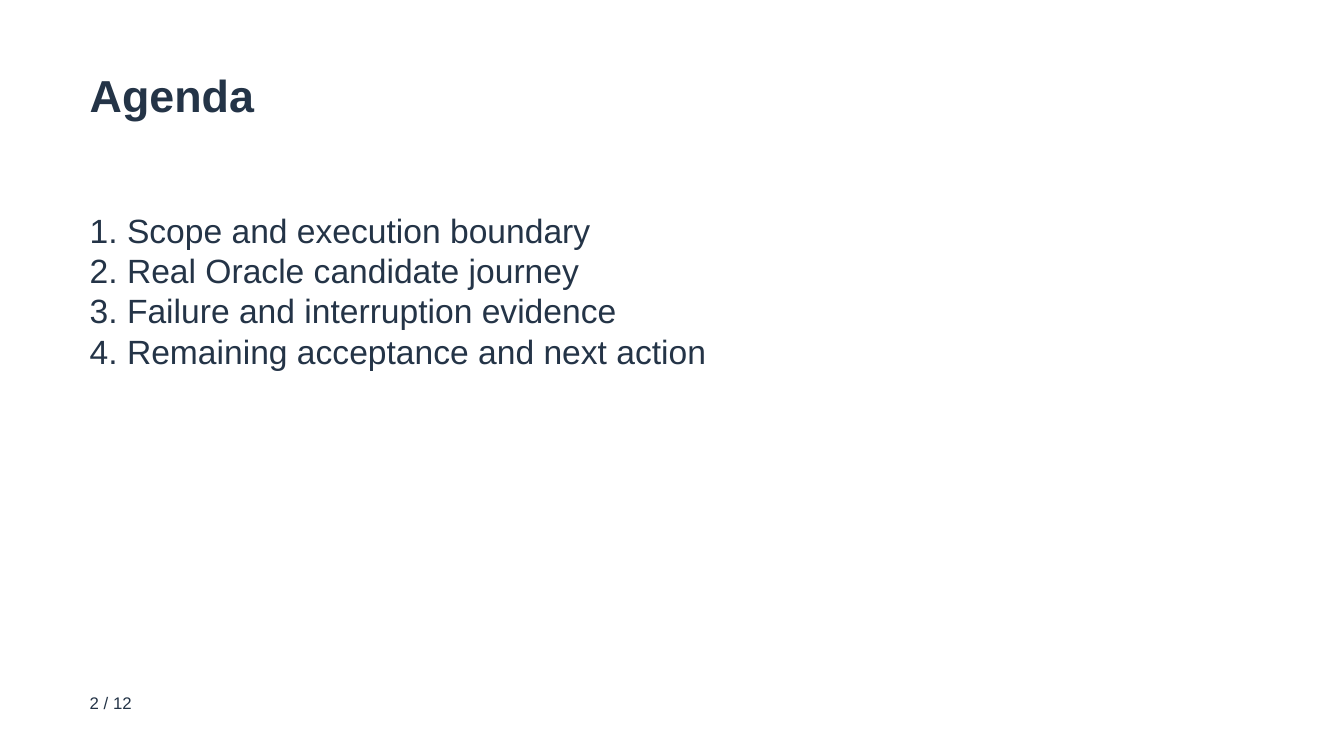
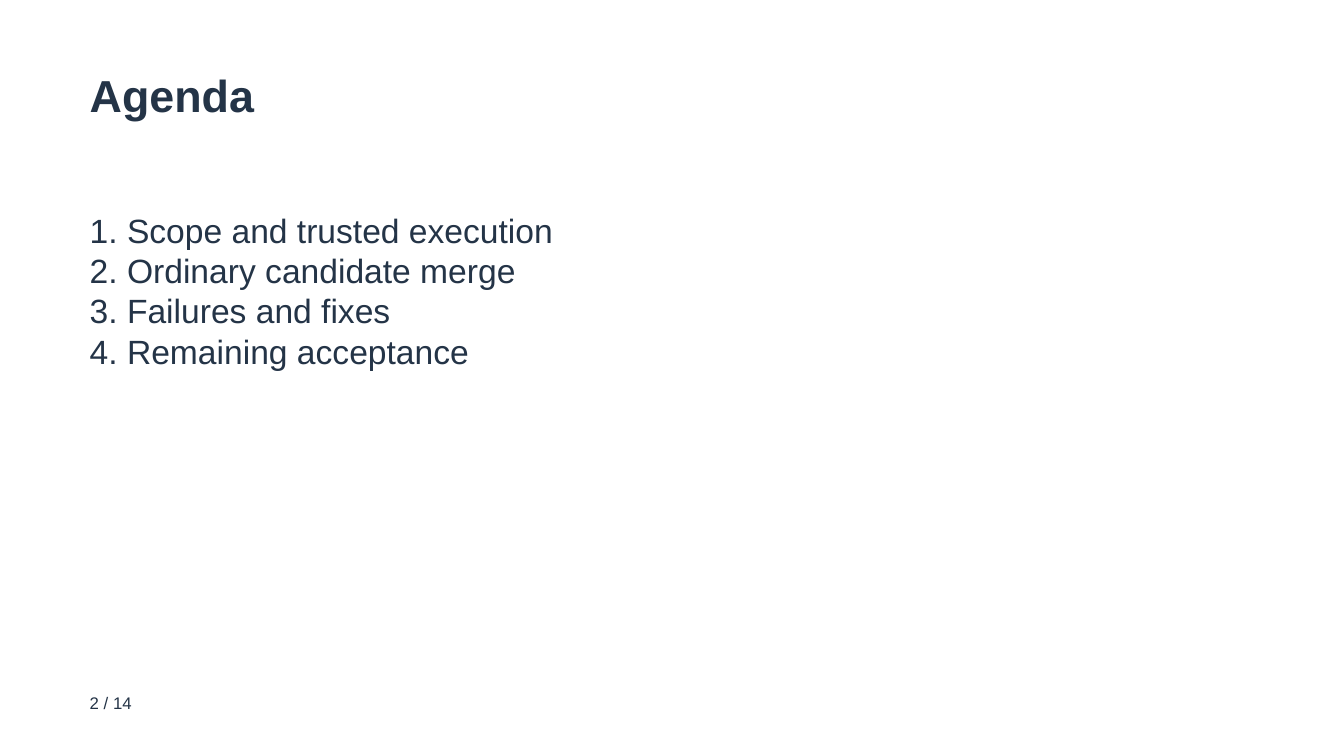
Before and after one commit to rstyczynski/APEX_CICD, a slide deck: slide 2 of progress/E.15/sprint_E.15_increment_demo.pptx. Drawn at 1344x756 pixels with LibreOffice and Linux fonts; fonts in the diff are those of the drawing. Boxes give left, top, right and bottom in pixels: in the first picture for what was removed or moved away, otherwise in the second. Text is boxed around its words. In the diff, an @@ line names an element or a change of style, - is before the commit and + after.

Commit message:
docs(E.15): reconcile verified merge, freshness and open isolation criteria

```diff
--- a/progress/E.15/sprint_E.15_increment_demo.pptx
+++ b/progress/E.15/sprint_E.15_increment_demo.pptx
@@ text at (90,218,553,371): text changed @@
-1. Scope and execution boundary
-2. Real Oracle candidate journey
-3. Failure and interruption evidence
-4. Remaining acceptance and next action
+1. Scope and trusted execution
+2. Ordinary candidate merge
+3. Failures and fixes
+4. Remaining acceptance
@@ text at (90,697,132,709): text changed @@
-2 / 12
+2 / 14
```
Also in this commit, not shown: 8 other slides changed, 5 slides added, 3 slides removed, 50 other files.
